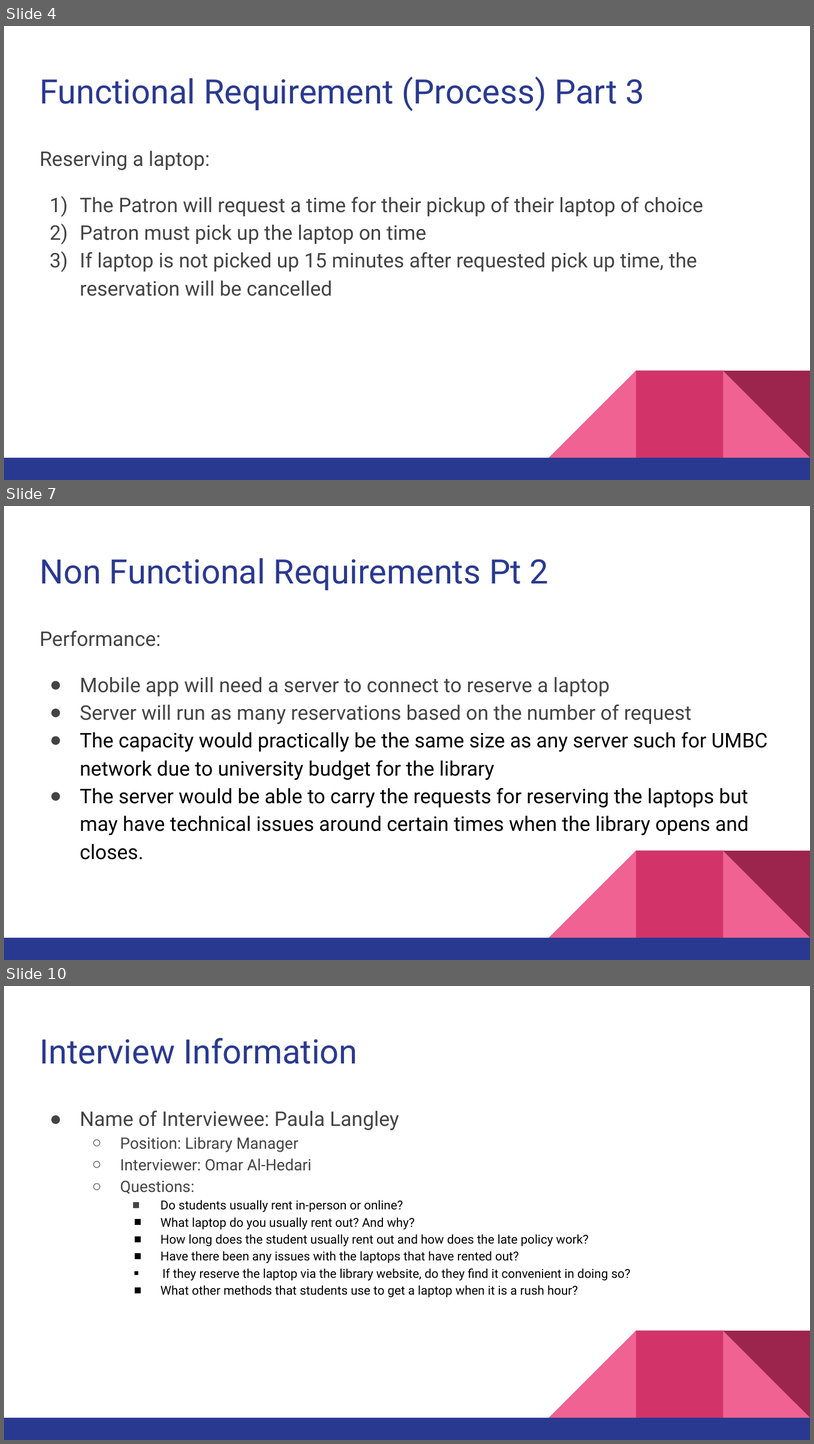
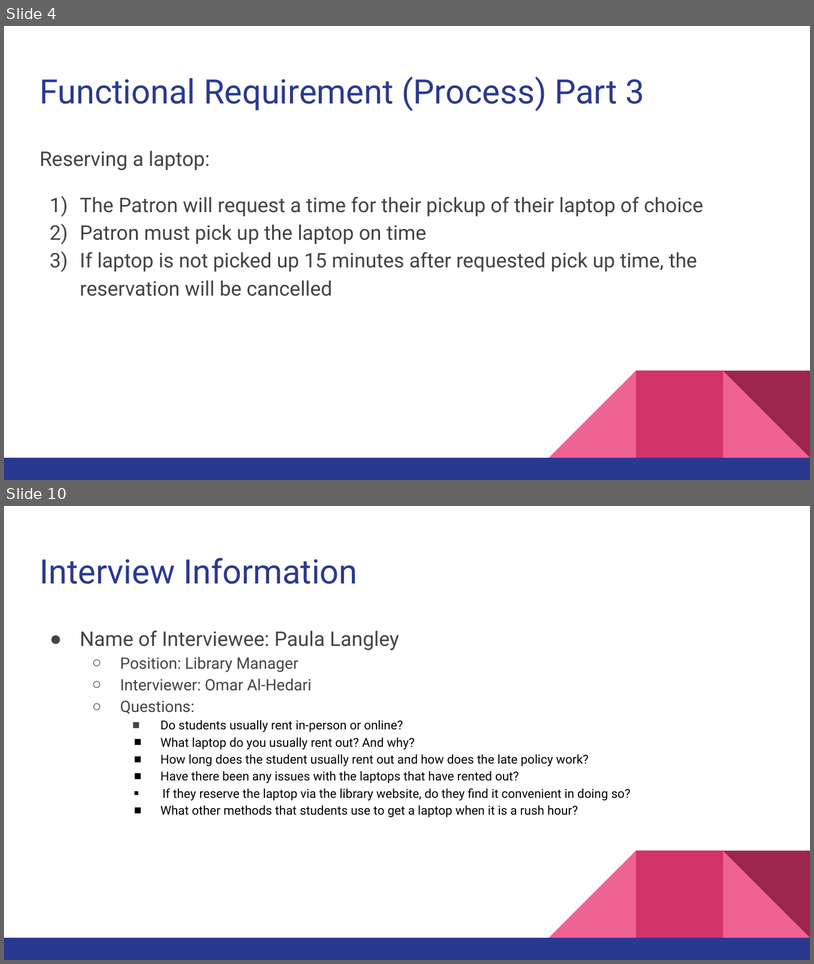
Before and after one commit to N-Roomi/A.O.K.-Laptop-Loan-System-Overhaul, a slide deck: Deliverable 2/A.O.K Laptop System Overhaul Deliverable 2.pptx. Shown one above the other, each under a label of ours: slides 4, 7 and 10 before the commit, slides 4 and 10 after it; the slides between them are not shown. The pictures are 814x1444 and 814x964 pixels, drawn with LibreOffice and Linux fonts; fonts in the diff are those of the drawing. Boxes give left, top, right and bottom in pixels: in the first picture for what was removed or moved away, otherwise in the second. Text is boxed around its words. In the diff, an @@ line names an element or a change of style, - is before the commit and + after.

```diff
--- a/Deliverable 2/A.O.K Laptop System Overhaul Deliverable 2.pptx
+++ b/Deliverable 2/A.O.K Laptop System Overhaul Deliverable 2.pptx
@@ slide 7 removed at (x1=4, y1=506, x2=810, y2=960), background #FFFFFF; not listed: 5 template elements that a slide beside it also shows @@
@@ title removed at (x1=39, y1=558, x2=549, y2=591) @@
-Non Functional Requirements Pt 2
@@ text removed at (x1=39, y1=630, x2=768, y2=859) @@
-Performance:
-● Mobile app will need a server to connect to reserve a laptop
-● Server will run as many reservations based on the number of request
-● The capacity would practically be the same size as any server such for UMBC network due to university budget for the library
-● The server would be able to carry the requests for reserving the laptops but may have technical issues around certain times when the library opens and closes.
```
Also in this commit, not shown: 9 slides changed, 2 slides added, 1 other file.
